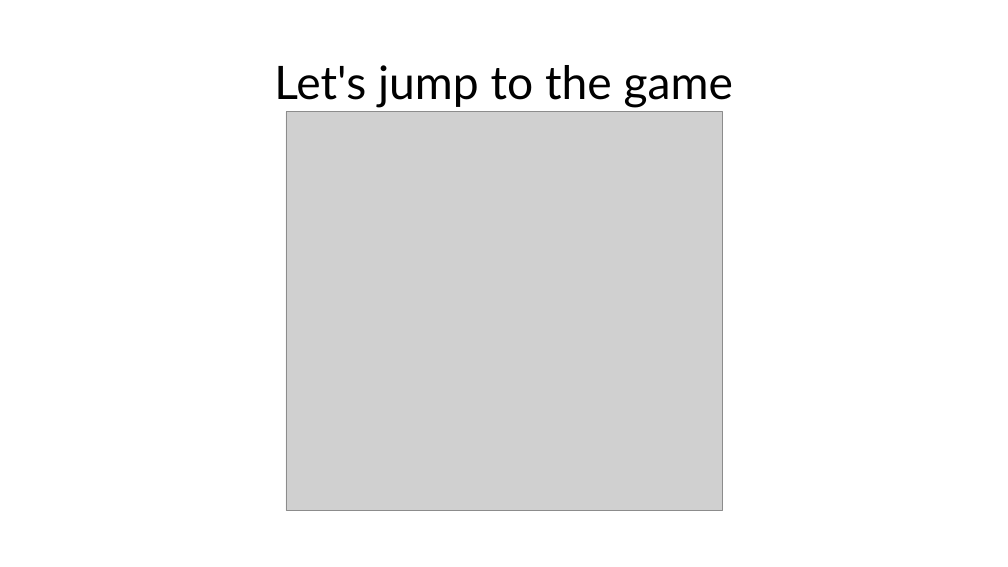
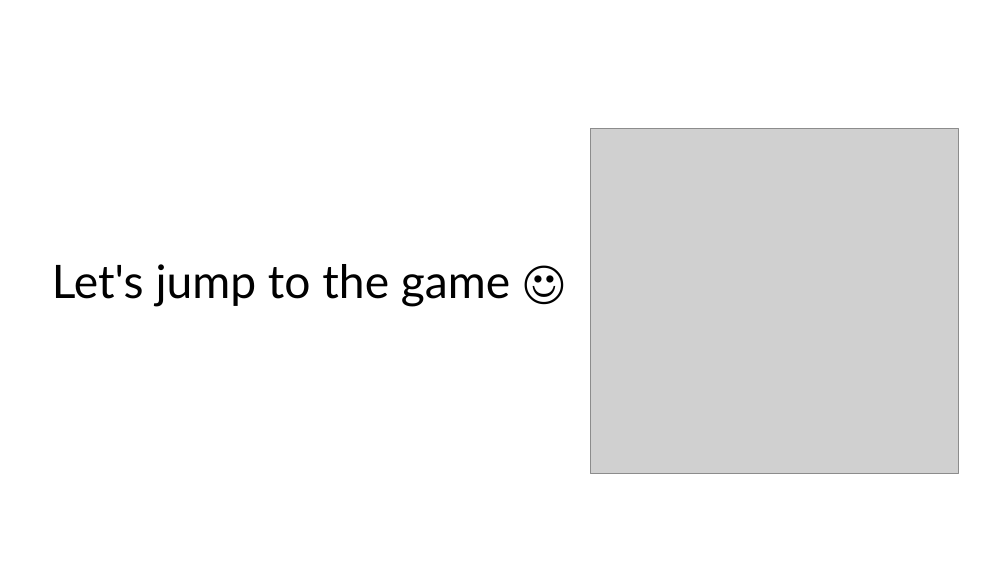
Before and after one commit to codingburgas/MathSolvers, a slide deck: slide 6 of docs/Math Solvers.pptx. Drawn at 1008x567 pixels with LibreOffice and Linux fonts; fonts in the diff are those of the drawing; grey boxes stand for pictures; background and template pictures are left out. Boxes give left, top, right and bottom in pixels: in the first picture for what was removed or moved away, otherwise in the second. Text is boxed around its words. In the diff, an @@ line names an element or a change of style, - is before the commit and + after.

Commit message:
Fix game

```diff
--- a/docs/Math Solvers.pptx
+++ b/docs/Math Solvers.pptx
@@ picture removed at (x1=286, y1=112, x2=722, y2=511) @@
@@ picture added at (x1=591, y1=129, x2=959, y2=474) @@
@@ title at (x1=52, y1=264, x2=510, y2=307): text changed @@
-Let's jump to the game
+Let's jump to the game ☺
```
Also in this commit, not shown: 2 other slides changed, 3 slides added, 4 slides removed, 41 other files.
